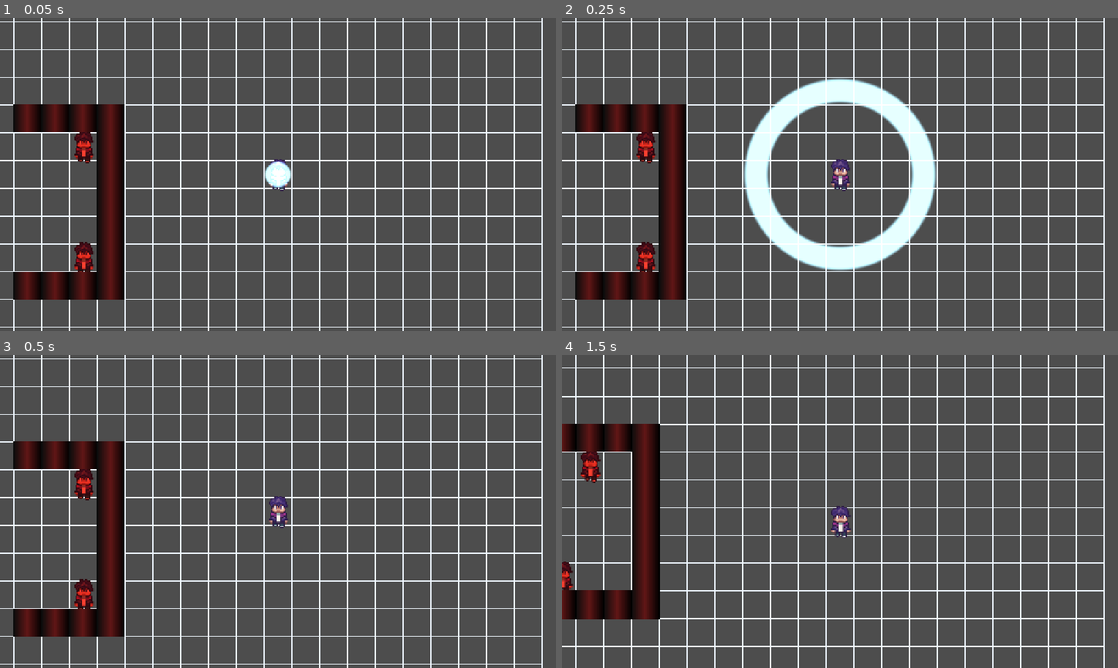
Above: before the commit, frames 1-4 (two rows, left to right).
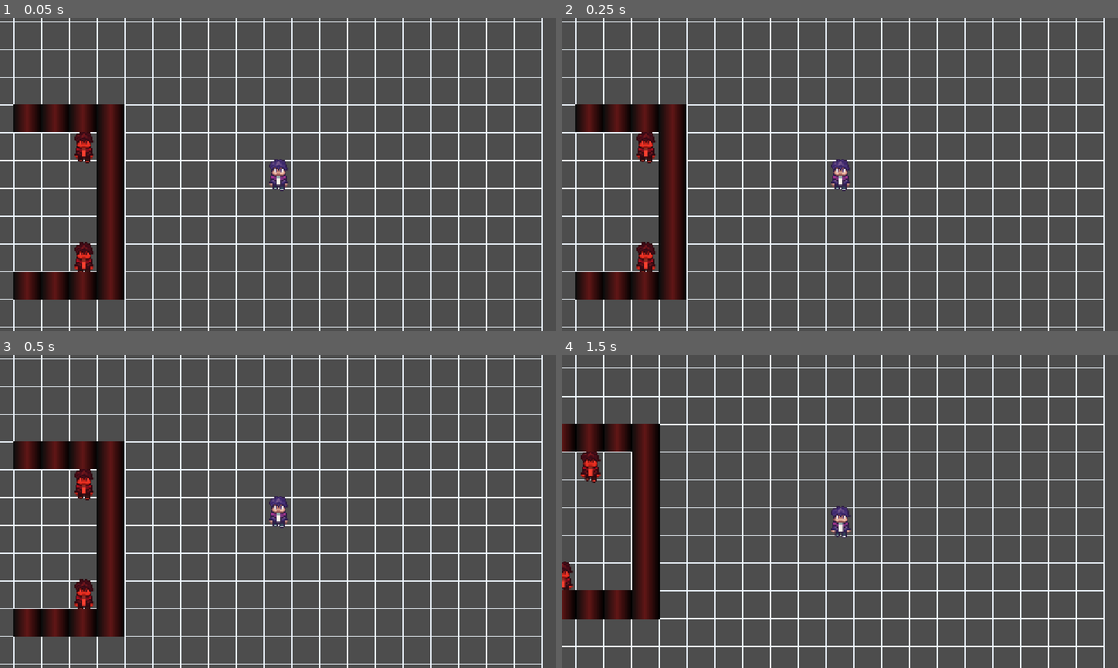
Above: after the commit, the same moments.

Repository: rstricke/Whistlefreeze52
Game: Godot game, scene res://scenes/main.tscn
Same seed, same stepped clock (60 frames per second), same inputs: the game is played once before the commit and once after it.
Inputs:
- Up to frame 1 (0.05 s): no input
- Up to frame 2 (0.25 s): no input
- Up to frame 3 (0.5 s): no input
- Up to frame 4 (1.5 s): hold D (move_right) 0.53-1.28 s; tap F (whistle) at 0.6, 1.35 s; hold S (move_down) from 1.28 s (still down)

The runs differ from the first frame. In frame 1, 0.3% of the frame differs, in the area x 47-53%, y 45-55%; in frame 2, 6.9%, in the area x 32-68%, y 19-81%; in frame 3, nothing differs; in frame 4, nothing differs.

Commit message:
remove unnecessary node in player scene

Diff:
--- a/game/scenes/player.tscn
+++ b/game/scenes/player.tscn
@@ -2,7 +2,6 @@
 
 [ext_resource type="Script" uid="uid://c3kh1wdmoc56t" path="res://scripts/player.gd" id="1_g2els"]
 [ext_resource type="Texture2D" uid="uid://b7kkv1mpn6bjc" path="res://assets/player/Player_WalkDown.png" id="2_g2els"]
-[ext_resource type="PackedScene" uid="uid://cx5jt48upjvc" path="res://scenes/effects/pulse.tscn" id="3_qhqgy"]
 
 [sub_resource type="RectangleShape2D" id="RectangleShape2D_g2els"]
 size = Vector2(64, 64)
@@ -23,5 +22,3 @@
 [node name="WhistleShapeCast" type="ShapeCast2D" parent="." unique_id=2098564873]
 shape = SubResource("RectangleShape2D_qhqgy")
 target_position = Vector2(0, 0)
-
-[node name="pulse" parent="." unique_id=230825203 instance=ExtResource("3_qhqgy")]
